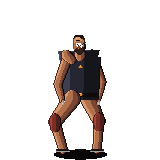
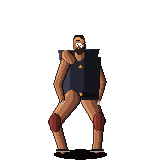
Before/after of a 160×160 layered artwork. What changed in the layer stack:
painted on "kit" over [58, 49, 100, 55]
